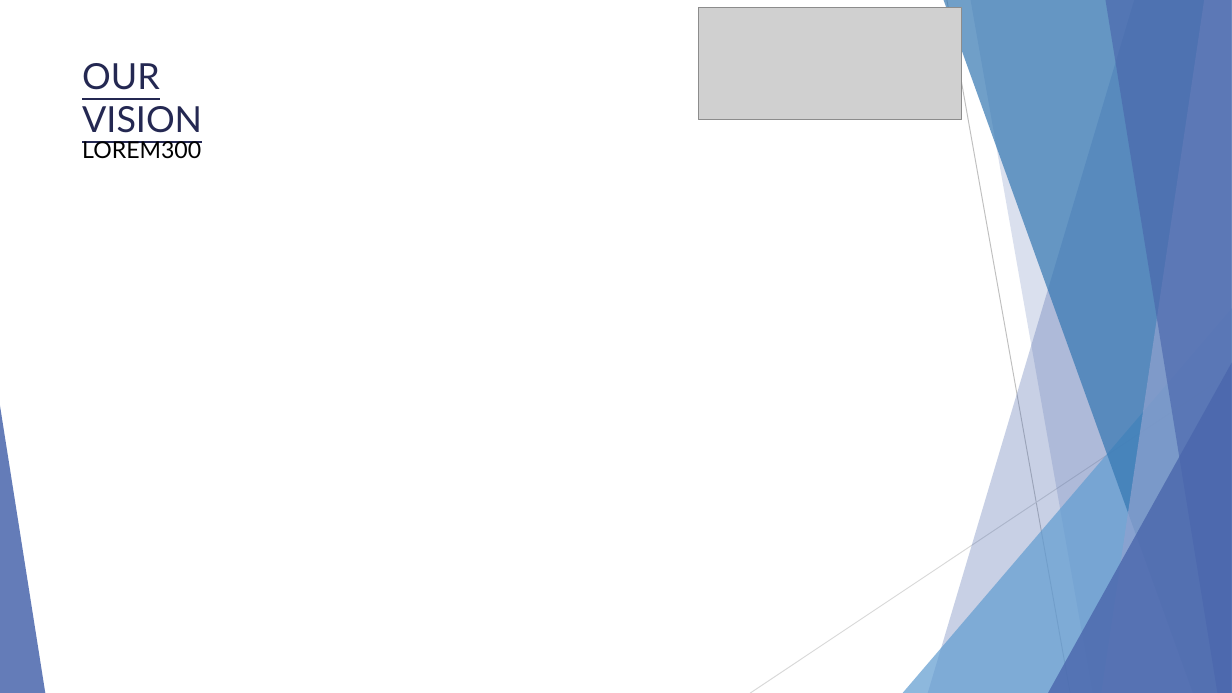
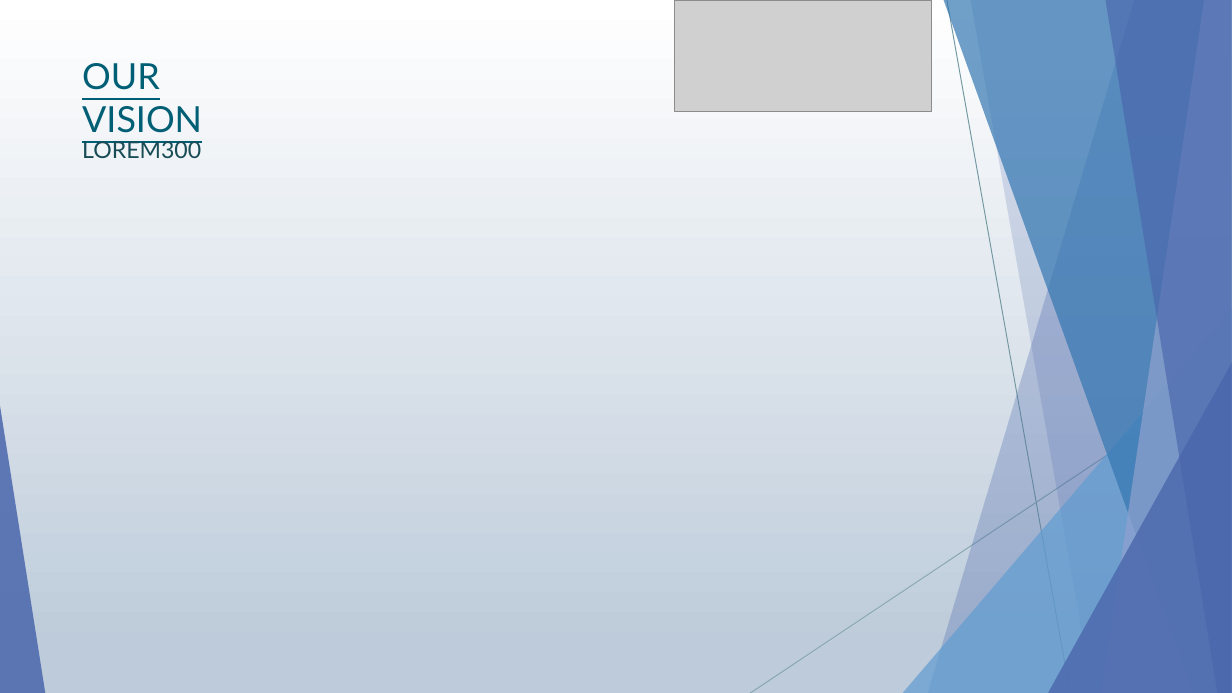
Before and after one commit to subhro1530/Hult-Prize, a slide deck: slide 2 of Demonstration.pptx. Drawn at 1232x693 pixels with LibreOffice and Linux fonts; fonts in the diff are those of the drawing; grey boxes stand for pictures. Boxes give left, top, right and bottom in pixels: in the first picture for what was removed or moved away, otherwise in the second. Text is boxed around its words. In the diff, an @@ line names an element or a change of style, - is before the commit and + after.

```diff
--- a/Demonstration.pptx
+++ b/Demonstration.pptx
@@ background #FFFFFF to gradient #FFFFFF to #BCCCDB @@
@@ picture: place and size @@
-picture at [699, 7, 962, 120]
+picture at [675, 0, 933, 112]
@@ line (947, 0) - (1070, 693): stroke #BFBFBF 0.75 pt to #7197A0 0.75 pt @@
@@ text "OUR VISION" at [82, 63, 202, 133]: text colour #242852 to #005F75 @@
@@ text "LOREM300" at [82, 141, 201, 158]: text colour #000000 to #184C57 @@
@@ line (1232, 372) - (750, 693): stroke #D9D9D9 0.75 pt to #87A7AF 0.75 pt @@
```
Also in this commit, not shown: 6 other slides changed, 2 other files.
